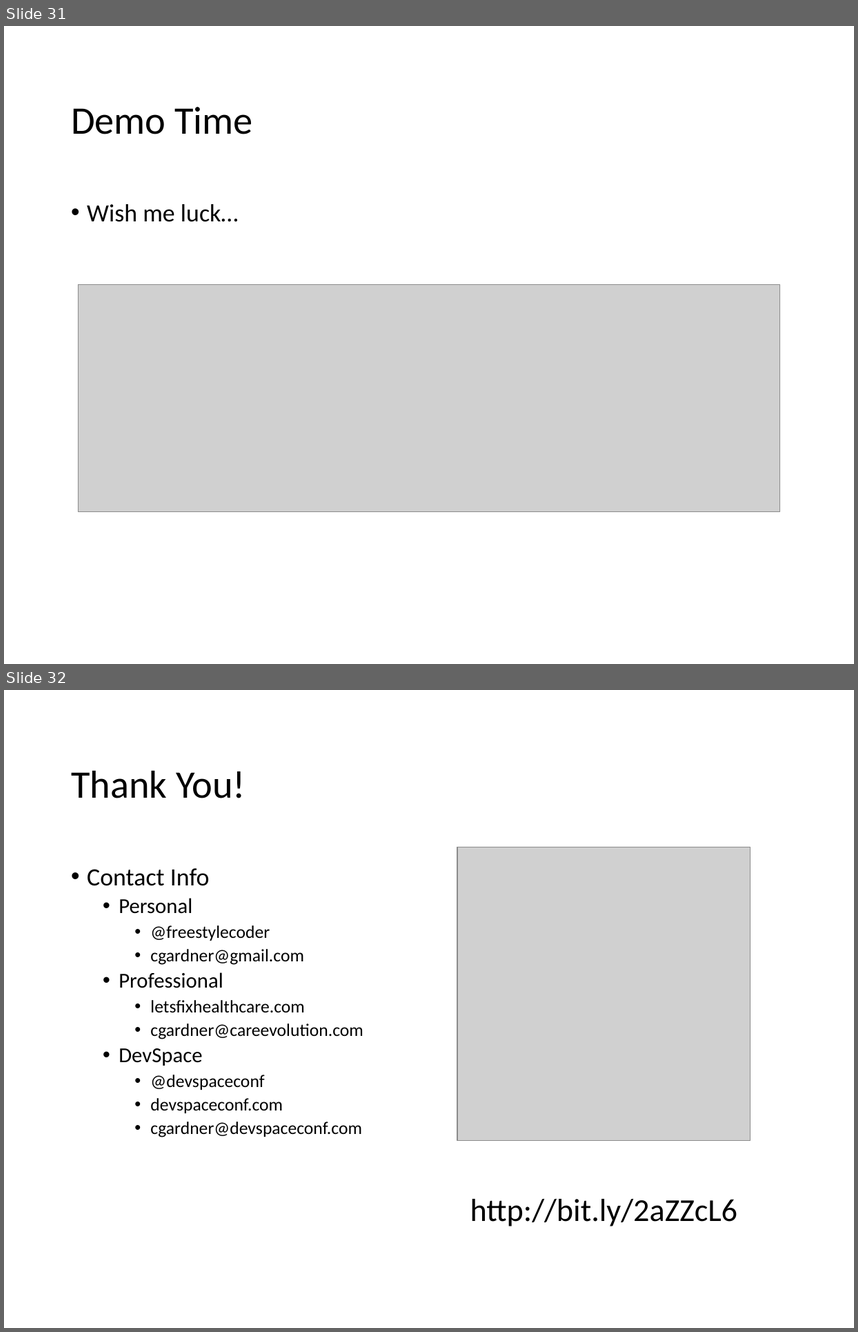
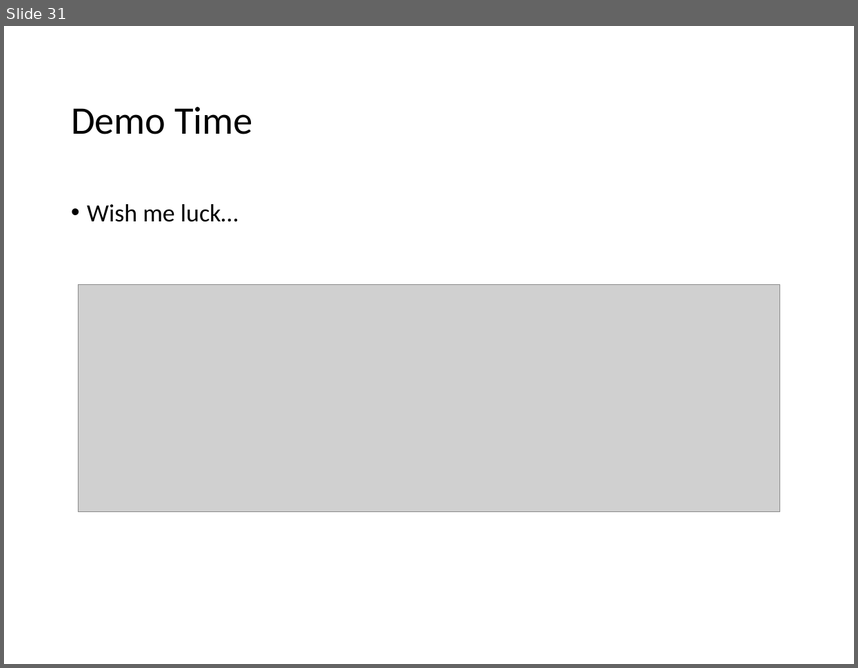
Before and after one commit to freestylecoder/IntroductionToGameDesign, a slide deck: IntroductionToGameDesign.pptx. Shown one above the other, each under a label of ours: slides 31 and 32 before the commit, slide 31 after it. The pictures are 858x1332 and 858x668 pixels, drawn with LibreOffice and Linux fonts; fonts in the diff are those of the drawing; grey boxes stand for pictures. Boxes give left, top, right and bottom in pixels: in the first picture for what was removed or moved away, otherwise in the second. Text is boxed around its words. In the diff, an @@ line names an element or a change of style, - is before the commit and + after.

```diff
--- a/IntroductionToGameDesign.pptx
+++ b/IntroductionToGameDesign.pptx
@@ slide 32 removed at box(4, 690, 854, 1328), background #FFFFFF @@
@@ title removed at box(71, 770, 245, 798) @@
-Thank You!
@@ picture removed at box(457, 847, 751, 1141) @@
@@ text removed at box(87, 868, 363, 1137) @@
-• Contact Info
-  • Personal
-    • @freestylecoder
-    • cgardner@gmail.com
-  • Professional
-    • letsfixhealthcare.com
-    • cgardner@careevolution.com
-  • DevSpace
-    • @devspaceconf
-    • devspaceconf.com
-    • cgardner@devspaceconf.com
@@ text removed at box(470, 1199, 737, 1226) @@
-http://bit.ly/2aZZcL6
```
Also in this commit, not shown: 1 slide changed, 1 slide added.
